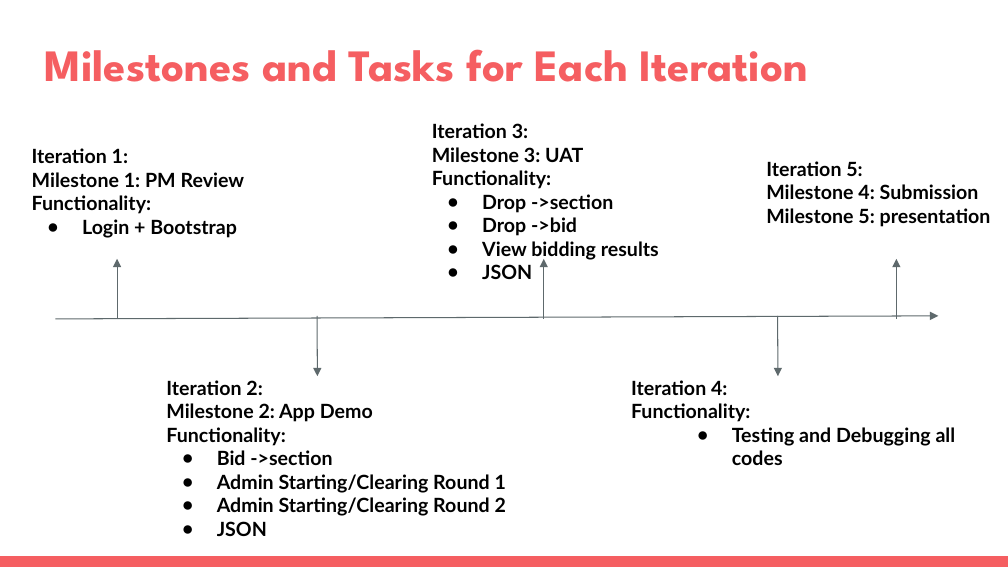
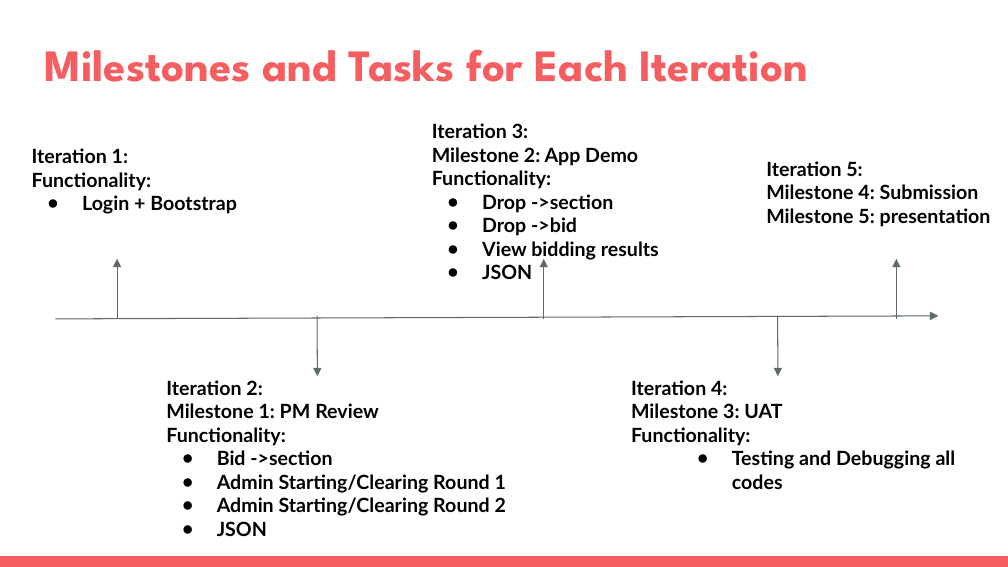
Before and after one commit to one-ice/IS212-Software-Project-Management, a slide deck: slide 6 of presentations/PM Review.pptx. Drawn at 1008x567 pixels with LibreOffice and Linux fonts; fonts in the diff are those of the drawing. Boxes give left, top, right and bottom in pixels: in the first picture for what was removed or moved away, otherwise in the second. Text is boxed around its words. In the diff, an @@ line names an element or a change of style, - is before the commit and + after.

```diff
--- a/presentations/PM Review.pptx
+++ b/presentations/PM Review.pptx
@@ text at (432,147,638,166): text changed @@
-Milestone 3: UAT
+Milestone 2: App Demo
@@ text at (32,172,245,187): paragraph removed @@
-Milestone 1: PM Review
@@ text at (166,403,379,418): text changed @@
-Milestone 2: App Demo
+Milestone 1: PM Review
@@ text at (631,403,782,418): paragraph added @@
+Milestone 3: UAT
```
